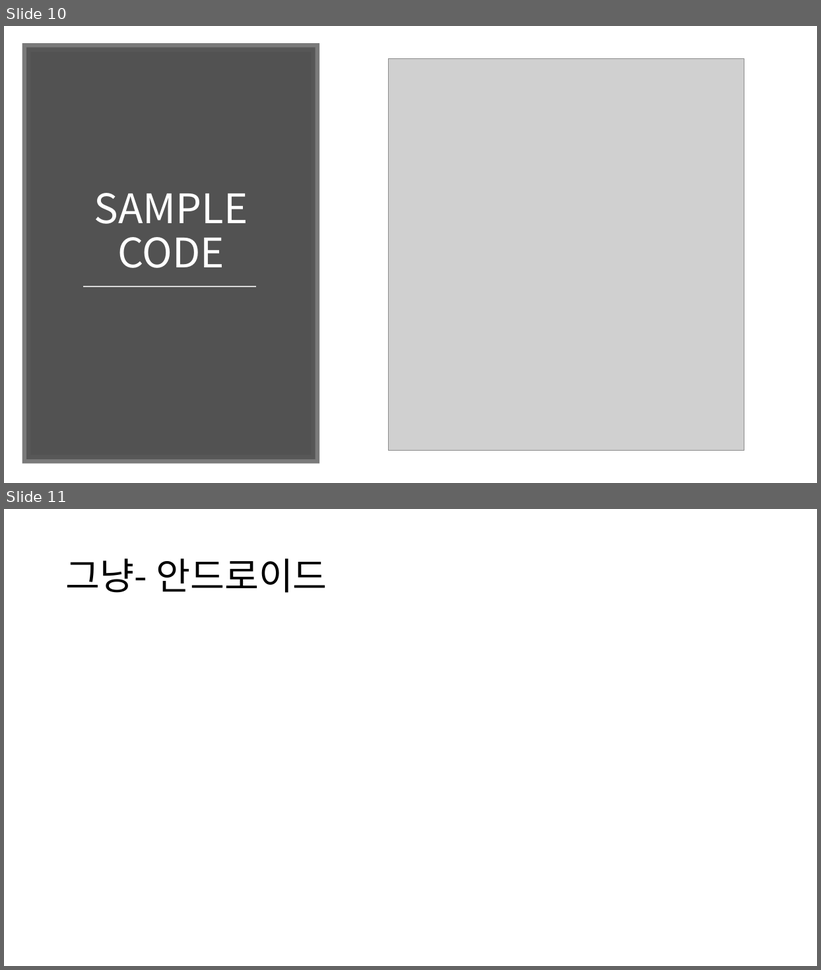
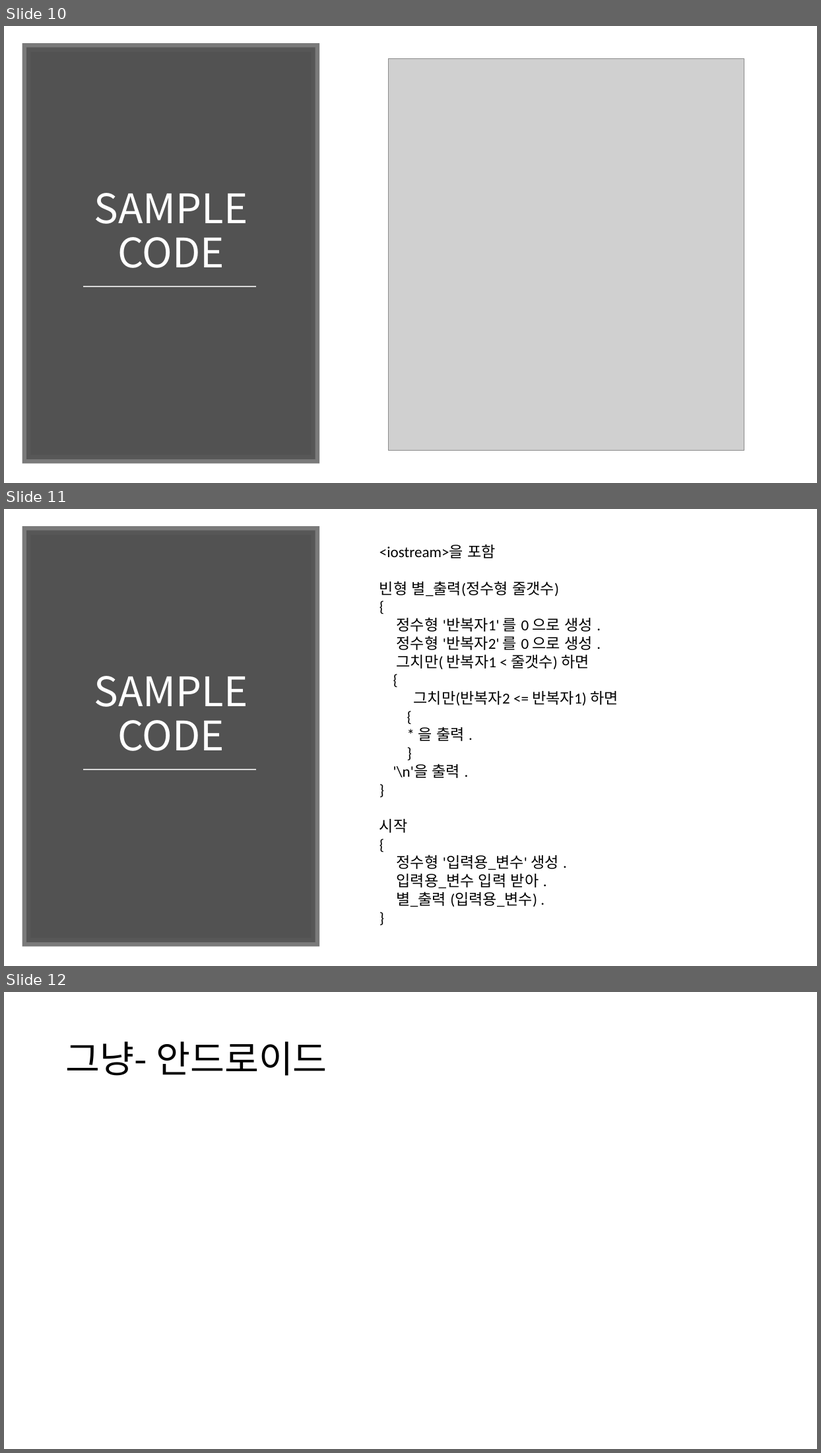
Before and after one commit to CLUG-kr/dapp, a slide deck: DAPP_final.pptx. Shown one above the other, each under a label of ours: slides 10 and 11 before the commit, slides 10, 11 and 12 after it. The pictures are 821x970 and 821x1453 pixels, drawn with LibreOffice and Linux fonts; fonts in the diff are those of the drawing; grey boxes stand for pictures; background and template pictures are left out. Boxes give left, top, right and bottom in pixels: in the first picture for what was removed or moved away, otherwise in the second. Text is boxed around its words. In the diff, an @@ line names an element or a change of style, - is before the commit and + after.

```diff
--- a/DAPP_final.pptx
+++ b/DAPP_final.pptx
@@ slide 11 added at bbox=[4, 509, 817, 966], background #FFFFFF @@
@@ rectangle added at bbox=[26, 530, 316, 943], fill #404040 at 90% opacity, outline #595959 10 pt @@
@@ text added at bbox=[380, 544, 618, 907], 18 pt, text #000000 @@
+<iostream>을 포함
+빈형 별_출력(정수형 줄갯수)
+{
+정수형 '반복자1' 를 0 으로 생성 .
+정수형 '반복자2' 를 0 으로 생성 .
+그치만( 반복자1 < 줄갯수) 하면
+{
+그치만(반복자2 <= 반복자1) 하면
+{
+* 을 출력 .
+}
+'\n'을 출력 .
+}
+시작
+{
+정수형 '입력용_변수' 생성 .
+입력용_변수 입력 받아 .
+별_출력 (입력용_변수) .
+}
@@ title added at bbox=[94, 676, 248, 751], 48 pt, text #FFFFFF @@
+SAMPLE CODE
@@ line added from (83, 770) to (256, 770), #D9D9D9 1.75 pt @@
@@ what was slide 11 is now slide 12 @@
```
Also in this commit, not shown: 1 slide changed.
